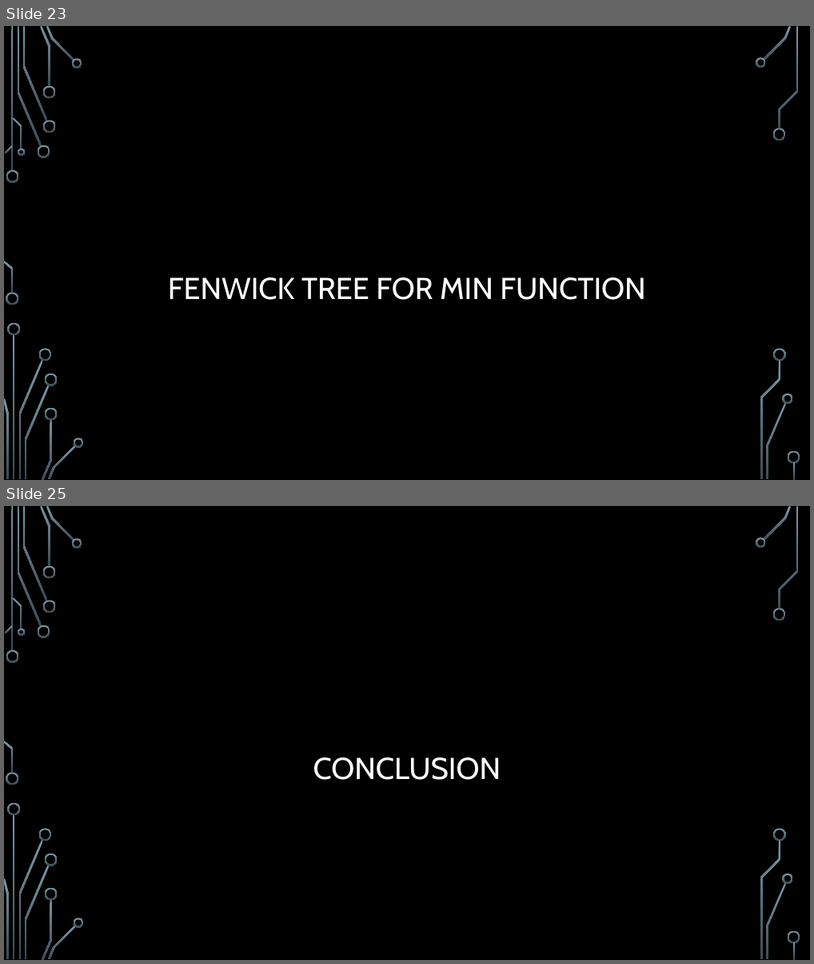
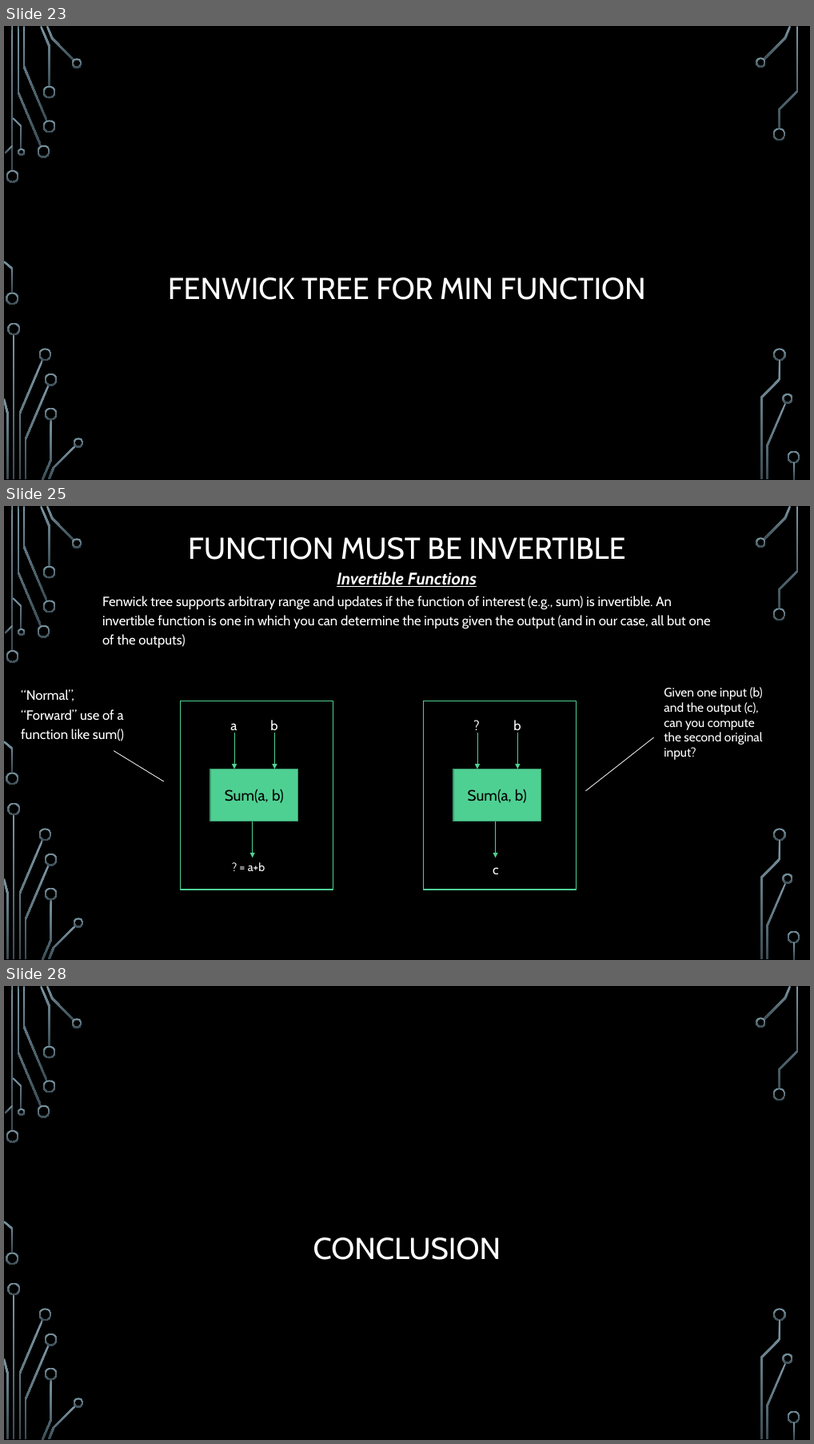
Before and after one commit to janiceeguo/advAlgo, a slide deck: slides/Trees-FenwickTrees.pptx. Shown one above the other, each under a label of ours: slides 23 and 25 before the commit, slides 23, 25 and 28 after it; the slides between them are not shown. The pictures are 814x964 and 814x1444 pixels, drawn with LibreOffice and Linux fonts; fonts in the diff are those of the drawing; background and template pictures are left out. Boxes give left, top, right and bottom in pixels: in the first picture for what was removed or moved away, otherwise in the second. Text is boxed around its words. In the diff, an @@ line names an element or a change of style, - is before the commit and + after.

```diff
--- a/slides/Trees-FenwickTrees.pptx
+++ b/slides/Trees-FenwickTrees.pptx
@@ slide 25 added at (4, 506, 810, 960), background picture (left out); not listed: 36 template elements that a slide beside it also shows @@
@@ title added at (188, 537, 626, 560), 36 pt, text #FFFFFF @@
+FUNCTION MUST BE INVERTIBLE
@@ text added at (337, 572, 477, 587), 20 pt, text #FFFFFF, bold, italic, underline @@
+Invertible Functions
@@ text added at (102, 596, 711, 648), 16 pt, text #FFFFFF @@
+Fenwick tree supports arbitrary range and updates if the function of interest (e.g., sum) is invertible. An invertible function is one in which you can determine the inputs given the output (and in our case, all but one of the outputs)
@@ text added at (21, 689, 124, 741), 16 pt, text #FFFFFF @@
+“Normal”, “Forward” use of a function like sum()
@@ text added at (664, 687, 763, 760), 14.8 pt, text #FFFFFF @@
+Given one input (b) and the output (c), can you compute the second original input?
@@ rectangle added at (180, 700, 333, 889), outline #4FD093 1.25 pt @@
@@ text added at (270, 720, 278, 734), 16 pt, text #FFFFFF @@
+b
@@ rectangle added at (423, 700, 576, 889), outline #4FD093 1.25 pt @@
@@ text added at (468, 711, 487, 737), 16 pt, text #FFFFFF @@
+?
@@ text added at (514, 720, 521, 734), 16 pt, text #FFFFFF @@
+b
@@ text added at (230, 723, 237, 733), 16 pt, text #FFFFFF @@
+a
@@ arrow added from (234, 732) to (234, 768), #4FD093 0.75 pt @@
@@ arrow added from (275, 732) to (275, 768), #4FD093 0.75 pt @@
@@ arrow added from (478, 732) to (478, 768), #4FD093 0.75 pt @@
@@ arrow added from (518, 732) to (518, 768), #4FD093 0.75 pt @@
@@ line added from (586, 791) to (654, 737), #FFFFFF 0.75 pt @@
@@ line added from (164, 781) to (114, 751), #FFFFFF 0.75 pt @@
@@ rectangle added at (210, 768, 298, 820), fill #4FD093, outline #3A9A6D 1.25 pt, 18 pt, text #000000 @@
+Sum(a, b)
@@ rectangle added at (454, 768, 541, 820), fill #4FD093, outline #3A9A6D 1.25 pt, 18 pt, text #000000 @@
+Sum(a, b)
@@ arrow added from (253, 821) to (253, 857), #4FD093 0.75 pt @@
@@ arrow added from (496, 821) to (496, 857), #4FD093 0.75 pt @@
@@ text added at (248, 862, 265, 871), 13.6 pt, text #FFFFFF @@
+? = a+b
@@ text added at (493, 867, 499, 874), 16 pt, text #FFFFFF @@
+c
@@ what was slide 25 is now slide 28 @@
```
Also in this commit, not shown: 2 slides changed, 2 other slides added, 3 other files.
